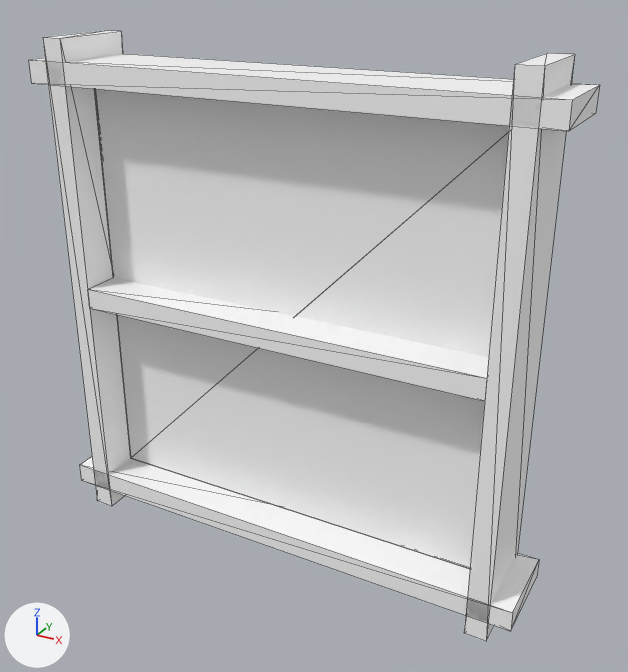
Two versions of the FBX model Assets/Prefab/modelPrefab/PointObject/GunSwapTarget.fbx, one commit apart.
Both versions are drawn from a camera (50 mm lens) standing at (9.3, -15.66, 7.66) and looking at (0.58, 0.19, -0.26). Arrows for +X, +Y and +Z are at lower left; the lights stay in place. The older version comes first. Mesh edges are drawn as thin lines. Where no turn or scale is listed for an object, it has been applied to the vertices.

The first picture shows 'gunSwapTarget'.
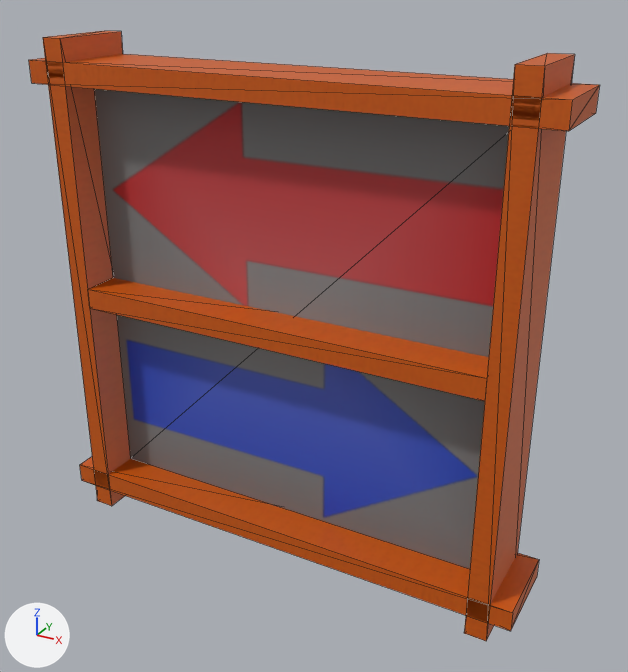
Boxes (x1, y1, x2, y2) around the edits, measured in the pictures (628 x 672 px):
```json
{"part": 1, "of": "me_scene_014", "change": "recoloured", "before": [29, 31, 599, 641], "after": [29, 31, 599, 641], "on screen": "white to brown"}
{"part": 2, "of": "me_scene_014", "change": "recoloured", "before": [95, 89, 509, 569], "after": [95, 89, 509, 569], "on screen": "darker"}
```

Scene script edits in JSON lines:
```json
{"op": "add", "block": "img_gunswaptarget_png", "code": ["img_gunswaptarget_png = load_image('GunSwapTarget.png', '../../../Image/texture/pointObject/GunSwapTarget.png', 512, 512, 'sRGB')"]}
{"op": "add", "block": "mat_gunswaptarget", "code": ["mat_gunswaptarget = principled_material('GunSwapTarget')", "mat_gunswaptarget.texture = img_gunswaptarget_png"]}
{"block": "me_scene_014", "where": "# used by ob_gunswaptarget; location = (0.0, 0.0, 0.0)"}
{"op": "remove", "block": "me_scene_014", "code": "me_scene_014.from_pydata(...)  # 60 vertices, 78 faces; spans x -6.0..6.0, y -1.0..1.0, z -6.0..6.0"}
{"op": "remove", "block": "me_scene_014", "code": "me_scene_014.materials.append(mat_gunswapshooter_plane_001)  # white #ffffff"}
{"op": "remove", "block": "me_scene_014", "code": "me_scene_014.materials.append(mat_gray_001)  # white #ffffff"}
{"op": "add", "block": "me_scene_014", "code": "me_scene_014.from_pydata(...)  # 48 vertices, 60 faces; spans x -6.0..6.0, y -1.0..1.0, z -6.0..6.0"}
{"block": "me_scene_014", "change": "me_scene_014 part 1: 56 faces spanning x -6.0..6.0, y -1.0..1.0, z -6.0..6.0 switch from mat_wood_005 (white #ffffff) to mat_gunswaptarget (picture img_gunswaptarget_png)"}
{"block": "me_scene_014", "change": "me_scene_014 part 2: 4 faces spanning x -5.0..5.0, y -0.08..0.08, z -5.0..5.0 switch from mat_doublewhiteradiation_005 (white #ffffff) to mat_gunswaptarget (picture img_gunswaptarget_png)"}
{"block": "me_scene_014", "change": "edits to the shape of me_scene_014 do not show in these pictures"}
```
